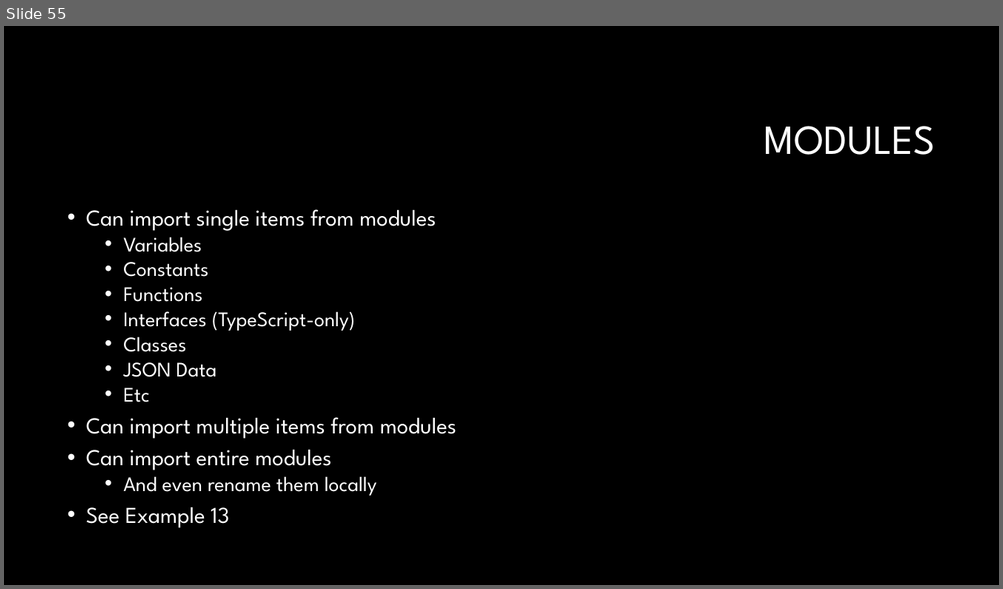
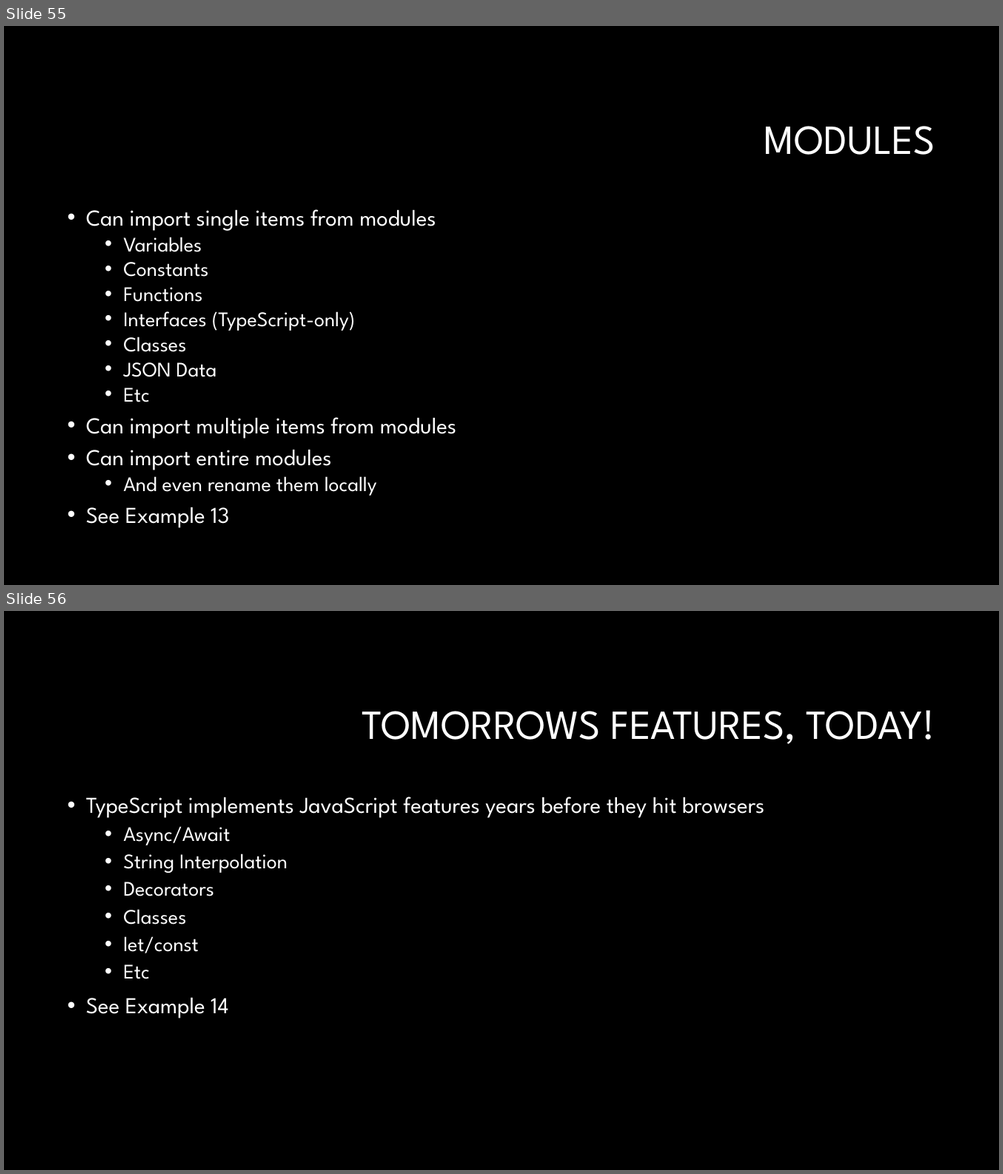
Before and after one commit to RonPenton/intro-to-typescript, a slide deck: Web development with Typescript.pptx. Shown one above the other, each under a label of ours: slide 55 before the commit, slides 55 and 56 after it. The pictures are 1003x589 and 1003x1174 pixels, drawn with LibreOffice and Linux fonts; fonts in the diff are those of the drawing; background and template pictures are left out. Boxes give left, top, right and bottom in pixels: in the first picture for what was removed or moved away, otherwise in the second. Text is boxed around its words. In the diff, an @@ line names an element or a change of style, - is before the commit and + after.

Commit message:
New Features

```diff
--- a/Web development with Typescript.pptx
+++ b/Web development with Typescript.pptx
@@ slide 56 added at box(4, 611, 999, 1170), background #000000 @@
@@ title added at box(361, 710, 935, 744), 40 pt, text #FFFFFF @@
+TOMORROWS FEATURES, TODAY!
@@ text added at box(86, 797, 764, 1019), 22 pt, text #FFFFFF @@
+• TypeScript implements JavaScript features years before they hit browsers
+  • Async/Await
+  • String Interpolation
+  • Decorators
+  • Classes
+  • let/const
+  • Etc
+• See Example 14
```
Also in this commit, not shown: 1 other slide added, 14 other files.
